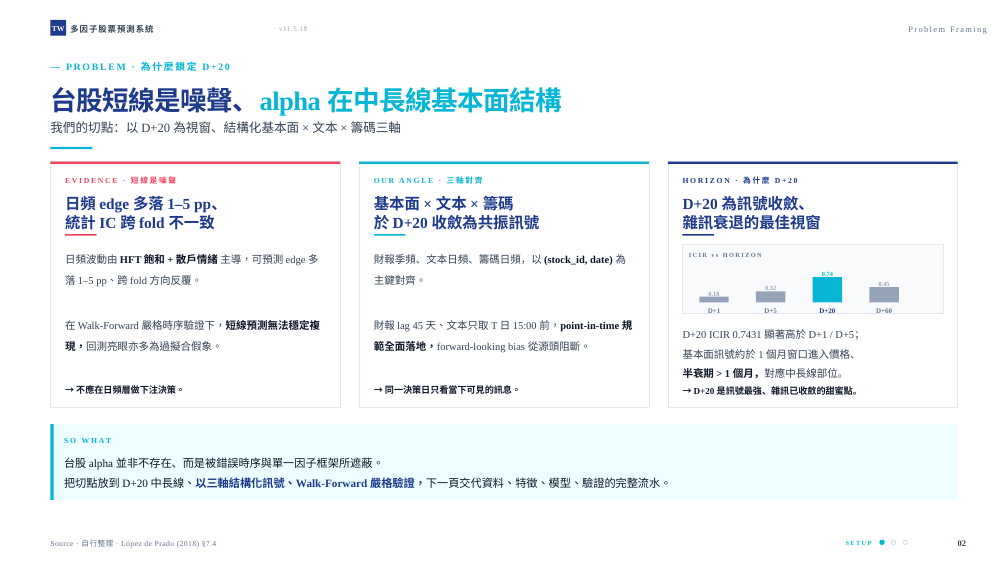
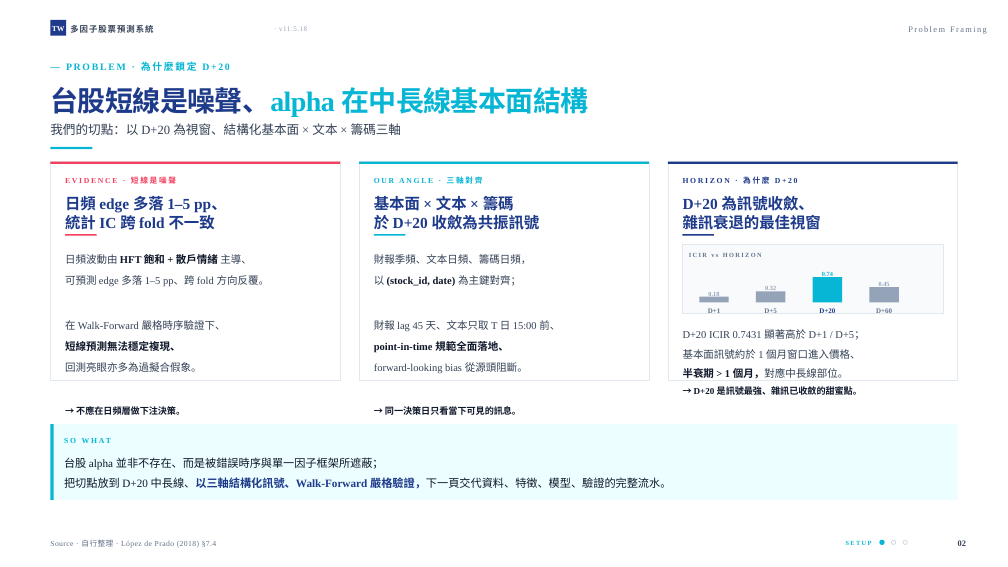
Before and after one commit to andychen050229-cell/taiwan-stock-multifactor, a slide deck: slide 2 of 台股多因子預測系統_v11.5.18_課堂簡報.pptx. Drawn at 1008x567 pixels with LibreOffice and Linux fonts; fonts in the diff are those of the drawing. Boxes give left, top, right and bottom in pixels: in the first picture for what was removed or moved away, otherwise in the second. Text is boxed around its words. In the diff, an @@ line names an element or a change of style, - is before the commit and + after.

```diff
--- a/台股多因子預測系統_v11.5.18_課堂簡報.pptx
+++ b/台股多因子預測系統_v11.5.18_課堂簡報.pptx
@@ text "台股短線是噪聲、alpha 在中長線基本面結構 我們的切點：以 D+20 為視窗、結構化基本面 ..." at <box>50,87,588,135</box>: size 38 to 40 pt in "台股短線是噪聲、alpha 在中長線基本面結構" @@
@@ rectangle: place and size @@
-rectangle at <box>50,162,340,408</box>
+rectangle at <box>50,162,340,380</box>
@@ rectangle: place and size @@
-rectangle at <box>359,162,649,408</box>
+rectangle at <box>359,162,649,380</box>
@@ rectangle: place and size @@
-rectangle at <box>668,162,958,408</box>
+rectangle at <box>668,162,958,380</box>
@@ text at <box>65,252,269,415</box>: text changed @@
-日頻波動由 HFT 飽和 + 散戶情緒 主導，可預測 edge 多落 1–5 pp、跨 fold 方向反覆。
-在 Walk-Forward 嚴格時序驗證下，短線預測無法穩定複現，回測亮眼亦多為過擬合假象。
-→ 不應在日頻層做下注決策。
+日頻波動由 HFT 飽和 + 散戶情緒 主導、
+可預測 edge 多落 1–5 pp、跨 fold 方向反覆。
+在 Walk-Forward 嚴格時序驗證下、
+短線預測無法穩定複現、
+回測亮眼亦多為過擬合假象。
+→ 不應在日頻層做下注決策。
@@ text at <box>374,254,560,415</box>: text changed @@
-財報季頻、文本日頻、籌碼日頻，以 (stock_id, date) 為主鍵對齊。
-財報 lag 45 天、文本只取 T 日 15:00 前，point-in-time 規範全面落地，forward-looking bias 從源頭阻斷。
-→ 同一決策日只看當下可見的訊息。
+財報季頻、文本日頻、籌碼日頻，
+以 (stock_id, date) 為主鍵對齊；
+財報 lag 45 天、文本只取 T 日 15:00 前、
+point-in-time 規範全面落地、
+forward-looking bias 從源頭阻斷。
+→ 同一決策日只看當下可見的訊息。
@@ text at <box>64,457,671,488</box>: text changed @@
-台股 alpha 並非不存在、而是被錯誤時序與單一因子框架所遮蔽。
-把切點放到 D+20 中長線、以三軸結構化訊號、Walk-Forward 嚴格驗證，下一頁交代資料、特徵、模型、驗證的完整流水。
+台股 alpha 並非不存在、而是被錯誤時序與單一因子框架所遮蔽；
+把切點放到 D+20 中長線、以三軸結構化訊號、Walk-Forward 嚴格驗證，下一頁交代資料、特徵、模型、驗證的完整流水。
```
Also in this commit, not shown: 20 other slides changed.
